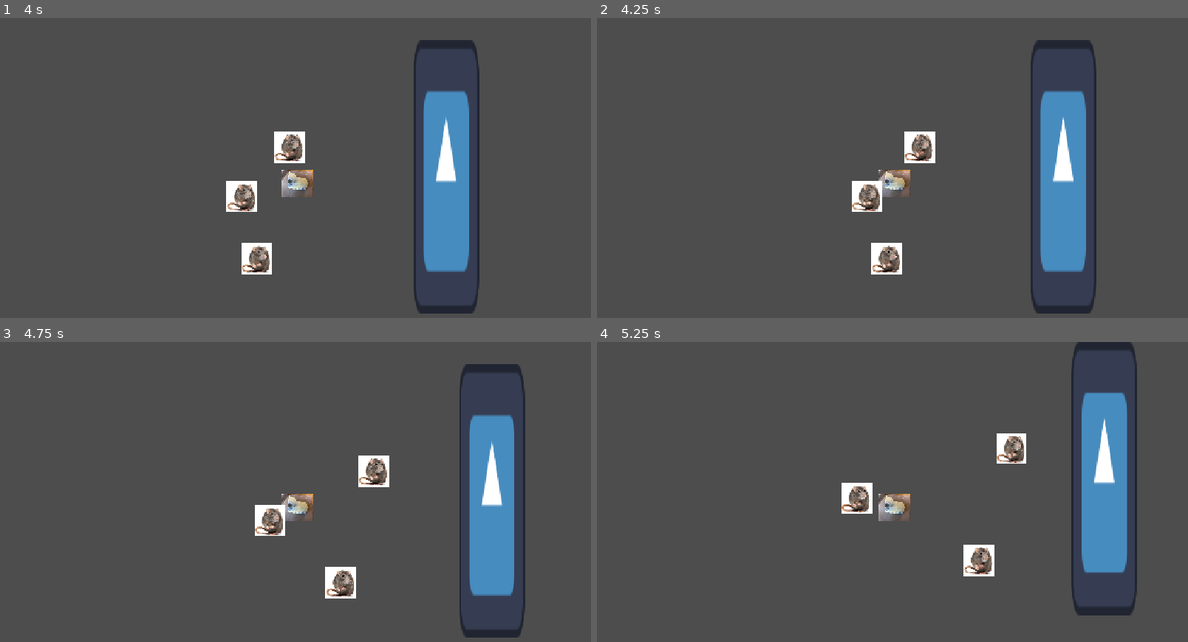
Above: before the commit, frames 1-4 (two rows, left to right).
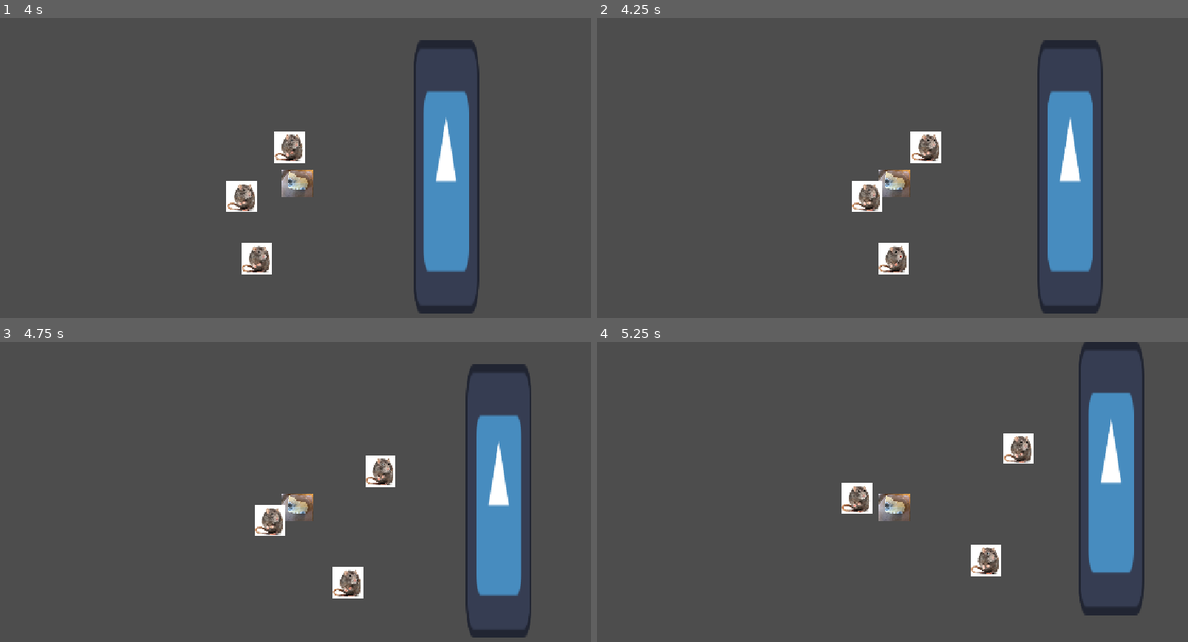
Above: after the commit, the same moments.

Repository: HargreavesJ04/TheBigCheese
Game: Godot game, scene res://Scenes/node_2d.tscn
Same seed, same stepped clock (60 frames per second), same inputs: the game is played once before the commit and once after it. The engine's default icon, where the game draws it, is replaced by a stand-in: a white triangle on a blue panel in a dark square.
Inputs:
- Up to frame 1 (4 s): hold Right (ui_right) 0.53-1.28 s; hold Down (ui_down) 1.28-2.03 s; hold Right (ui_right) 2.03-2.78 s; hold Up (ui_up) 2.78-3.53 s; hold Left (ui_left) from 3.53 s (still down)
- Up to frame 2 (4.25 s): keep holding Left (ui_left)
- Up to frame 3 (4.75 s): keep holding Left (ui_left)
- Up to frame 4 (5.25 s): release Left (ui_left) at 5.03 s; hold Down (ui_down) from 5.03 s (still down)

Frame 1 is identical in both runs. In frame 2, 4.4% of the frame differs, in the area x 46-86%, y 7-99%; in frame 3, 4.3%; in frame 4, 4.6%, in the area x 62-93%, y 0-92%.

Commit message:
Add rat flocking alignment scaffolding
Add exported speed and velocity state, implement neighbor-velocity alignment logic, register the TargetBoid group, and enlarge the rat's Area2D. so basically this should HOPEFULLY be all for alignment

Diff:
--- a/the-big-cheese/Scenes/RatFlockingJH.gd
+++ b/the-big-cheese/Scenes/RatFlockingJH.gd
@@ -1,35 +1,50 @@
 extends Node2D
 
-var PosX: float
-var PosY: float
-var VolX: float
-var VolY: float
+@export var speed = 500;
+var velocity = Vector2.ZERO
 
-var speed = 500;
 var direction = Vector2.RIGHT
 var moveRight = true
 
 
-@onready var boids: Array = get_tree().get_nodes_in_group("Boids") #
+
+@onready var boids = $CharacterBody2D
 @onready var cheese = "../Player"
-@onready var RatBody = $CharacterBody2D
+
+
 
 func _ready() -> void:
 	pass
-	for boid in boids:
-		if boid != self:
-			print(boid.global_position)
-
 
 
 func separation() -> void:
 	pass
 
-func alignment() -> void:
-	pass
+func alignment(boidPopulation: Array, targetBoid: Node2D) -> Vector2:
+
+	var avgVelocity = Vector2.ZERO
+	var neighbourBoids: int = 0
+
+	if boids != self and boids != targetBoid:
+		if global_position.distance_to(boids.global_position) < 200:
+			avgVelocity.x += boids.velocity.x
+			avgVelocity.y += boids.velocity.y
+			neighbourBoids += 1
+
+#steering boids
+	if neighbourBoids > 0:
+		avgVelocity /= neighbourBoids
+
+		avgVelocity = avgVelocity.normalized() * speed
+
+		var steering: Vector2 = avgVelocity - velocity
+		return steering
+
+	return Vector2.ZERO
 
 func cohesion() -> void:
 	pass
+
 
 func _process(delta: float) -> void:
 
--- a/the-big-cheese/Scenes/rat.tscn
+++ b/the-big-cheese/Scenes/rat.tscn
@@ -24,6 +24,7 @@
 shape = SubResource("RectangleShape2D_gi1d0")
 
 [node name="Area2D" type="Area2D" parent="." unique_id=963101261]
+scale = Vector2(1.8, 1.8)
 
 [node name="CollisionShape2D" type="CollisionShape2D" parent="Area2D" unique_id=1014503807]
 position = Vector2(-1, -1.5)
--- a/the-big-cheese/project.godot
+++ b/the-big-cheese/project.godot
@@ -26,6 +26,7 @@
 Boids="The rats baby"
 Walls="like clash of clans "
 Player=""
+TargetBoid="target boid that others will group to "
 
 [input]
 
